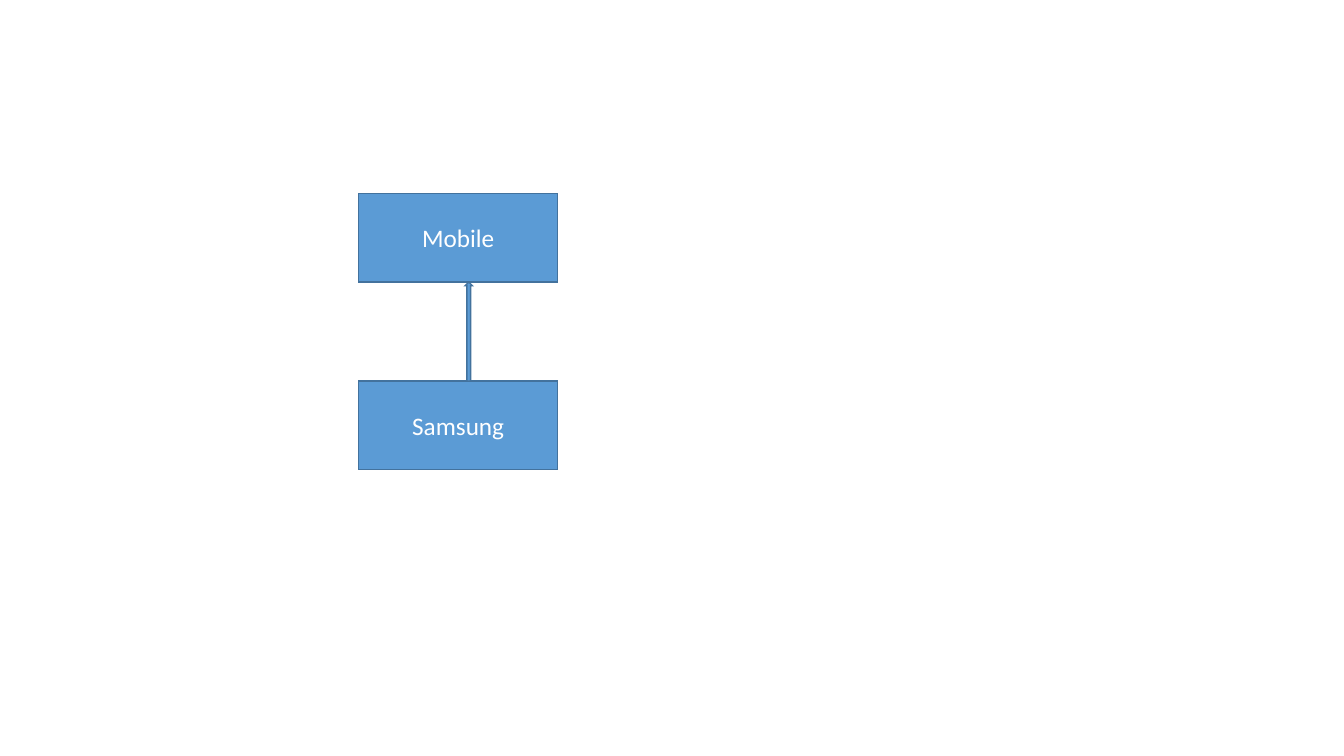
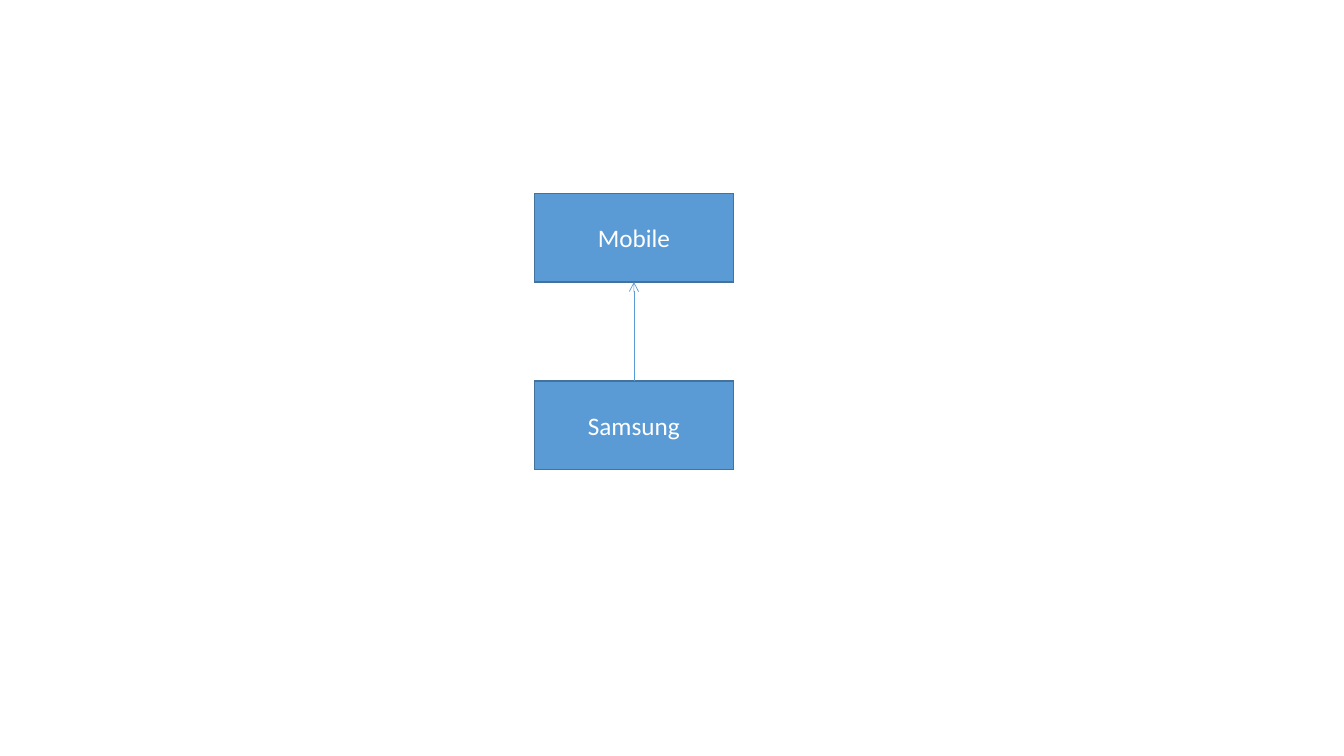
Before and after one commit to linus123/Mentoring-Resources, a slide deck: slide 2 of src/ObjectOrientedProgramming/OOP_Images.pptx. Drawn at 1344x756 pixels with LibreOffice and Linux fonts; fonts in the diff are those of the drawing. Boxes give left, top, right and bottom in pixels: in the first picture for what was removed or moved away, otherwise in the second. Text is boxed around its words. In the diff, an @@ line names an element or a change of style, - is before the commit and + after.

```diff
--- a/src/ObjectOrientedProgramming/OOP_Images.pptx
+++ b/src/ObjectOrientedProgramming/OOP_Images.pptx
@@ rectangle "Mobile" moved from (x1=359, y1=194, x2=558, y2=282) to (x1=534, y1=194, x2=733, y2=282) @@
@@ up arrow removed at (x1=465, y1=282, x2=472, y2=381) @@
@@ arrow added from (634, 381) to (634, 282), #5B9BD5 0.5 pt @@
@@ rectangle "Samsung" moved from (x1=359, y1=381, x2=558, y2=470) to (x1=534, y1=381, x2=733, y2=470) @@
```
Also in this commit, not shown: 1 other slide changed, 1 slide removed.
